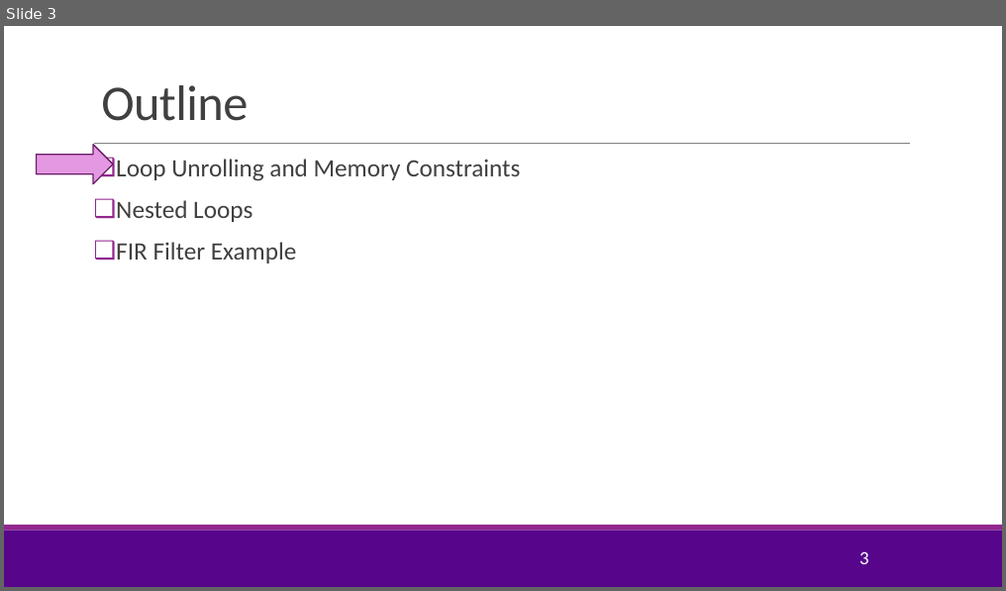
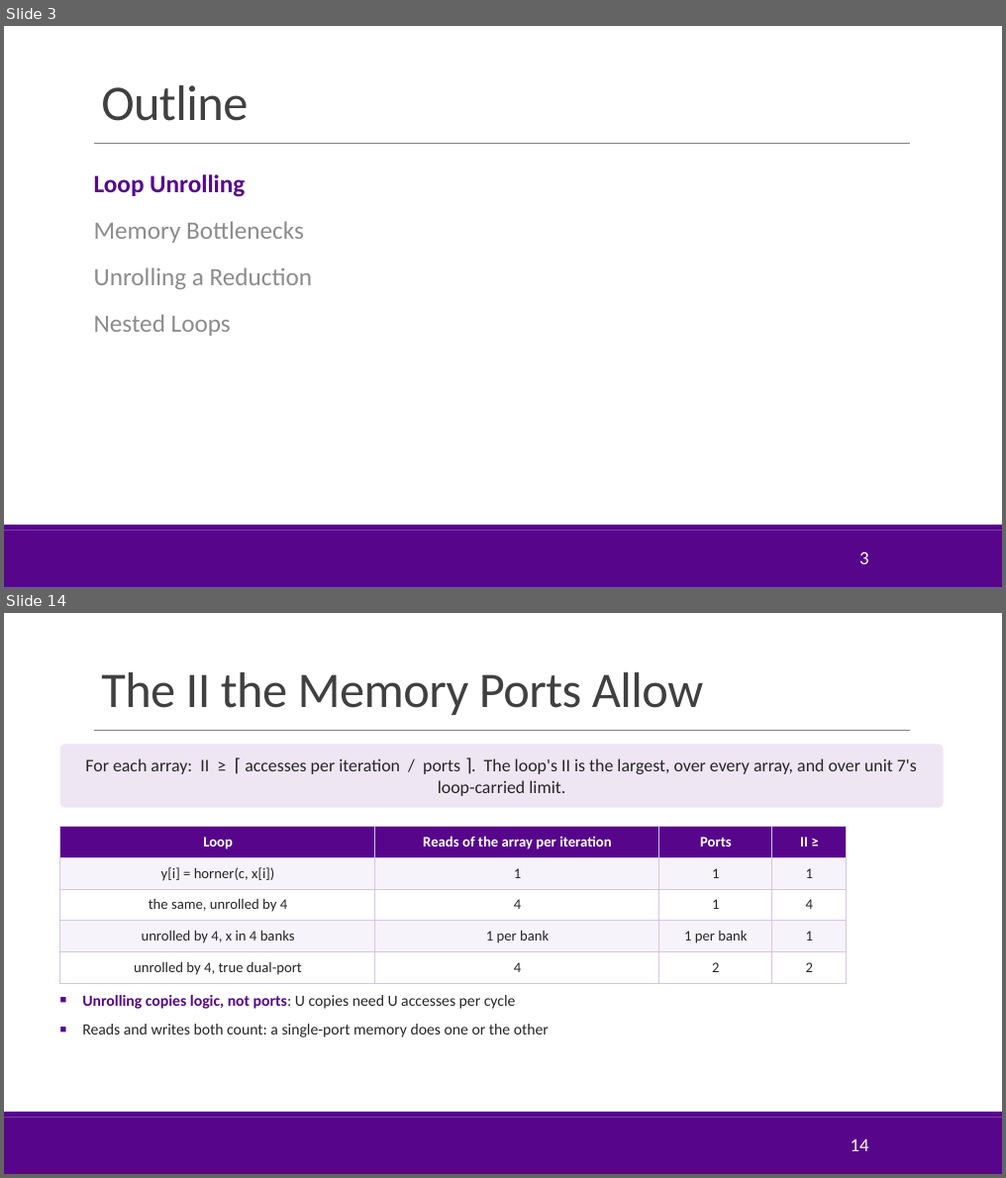
Before and after one commit to sdrangan/hwdesign, a slide deck: units/unit08_unroll/unroll.pptx. Shown one above the other, each under a label of ours: slide 3 before the commit, slides 3 and 14 after it; the slides between them are not shown. The pictures are 1006x591 and 1006x1178 pixels, drawn with LibreOffice and Linux fonts; fonts in the diff are those of the drawing; background and template pictures are left out. Boxes give left, top, right and bottom in pixels: in the first picture for what was removed or moved away, otherwise in the second. Text is boxed around its words. In the diff, an @@ line names an element or a change of style, - is before the commit and + after.

```diff
--- a/units/unit08_unroll/unroll.pptx
+++ b/units/unit08_unroll/unroll.pptx
@@ slide 14 added at <box>4,613,1002,1174</box>, background #FFFFFF; not listed: 3 template elements that a slide beside it also shows @@
@@ title added at <box>101,672,704,715</box>, 48 pt, text #404040 @@
+The II the Memory Ports Allow
@@ rounded rectangle added at <box>60,744,944,808</box>, fill #EEE6F3, 17 pt, text #262626 @@
+For each array: II ≥ ⌈ accesses per iteration / ports ⌉. The loop's II is the largest, over every array, and over unit 7's loop-carried limit.
@@ table added at <box>60,827,846,983</box>, 5 rows, 4 columns @@
+Loop | Reads of the array per iteration | Ports | II ≥
+y[i] = horner(c, x[i]) | 1 | 1 | 1
+the same, unrolled by 4 | 4 | 1 | 4
+unrolled by 4, x in 4 banks | 1 per bank | 1 per bank | 1
+unrolled by 4, true dual-port | 4 | 2 | 2
@@ text added at <box>82,995,548,1038</box>, 15 pt, text #262626 @@
+■ Unrolling copies logic, not ports: U copies need U accesses per cycle
+■ Reads and writes both count: a single-port memory does one or the other
@@ page number added at <box>850,1140,869,1152</box>, 18 pt, text #FFFFFF @@
+14
@@ slide 3 changed as well @@
@@ right arrow removed at <box>37,144,113,184</box> @@
@@ text "Loop Unrolling": place and size @@
-text "Loop Unrolling" at <box>116,159,520,264</box>
+text "Loop Unrolling" at <box>94,174,312,336</box>
@@ text at <box>94,174,312,289</box>: text changed; text colour #404040 to #8C8C8C @@
-❑ Loop Unrolling and Memory Constraints
+Loop Unrolling
+Memory Bottlenecks
+Unrolling a Reduction
@@ text at <box>116,242,296,264</box>: paragraph removed @@
-❑ FIR Filter Example
@@ text at <box>94,314,231,336</box>: text colour #404040 to #8C8C8C in "Nested Loops"; bullet ❑ to none; line spacing 0.9 to 1; more space between paragraphs @@
@@ rectangle at <box>4,525,1002,530</box>: fill #92278F to #57068C @@
```
Also in this commit, not shown: 6 other slides changed, 33 other slides added, 4 slides removed, 45 other files.
